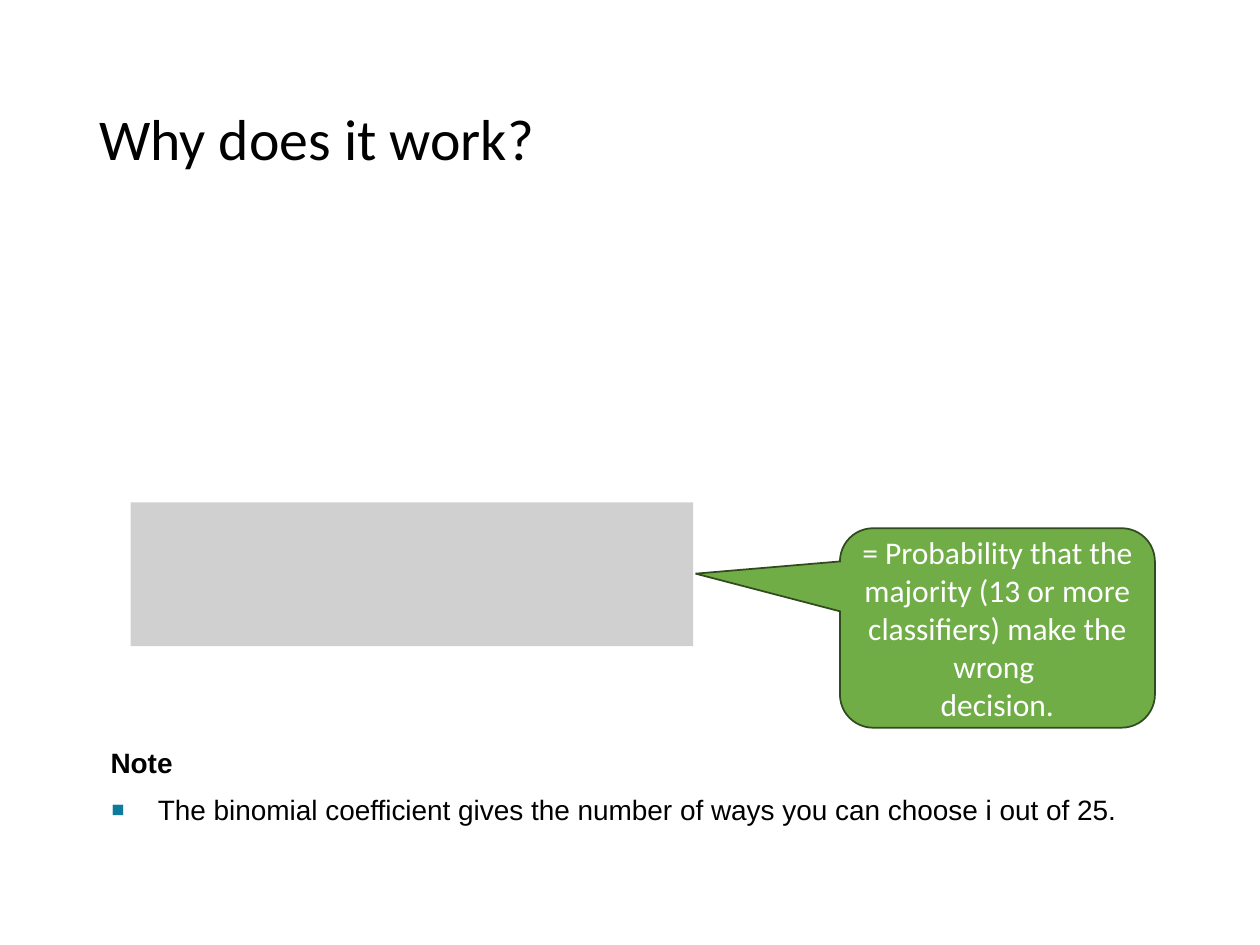
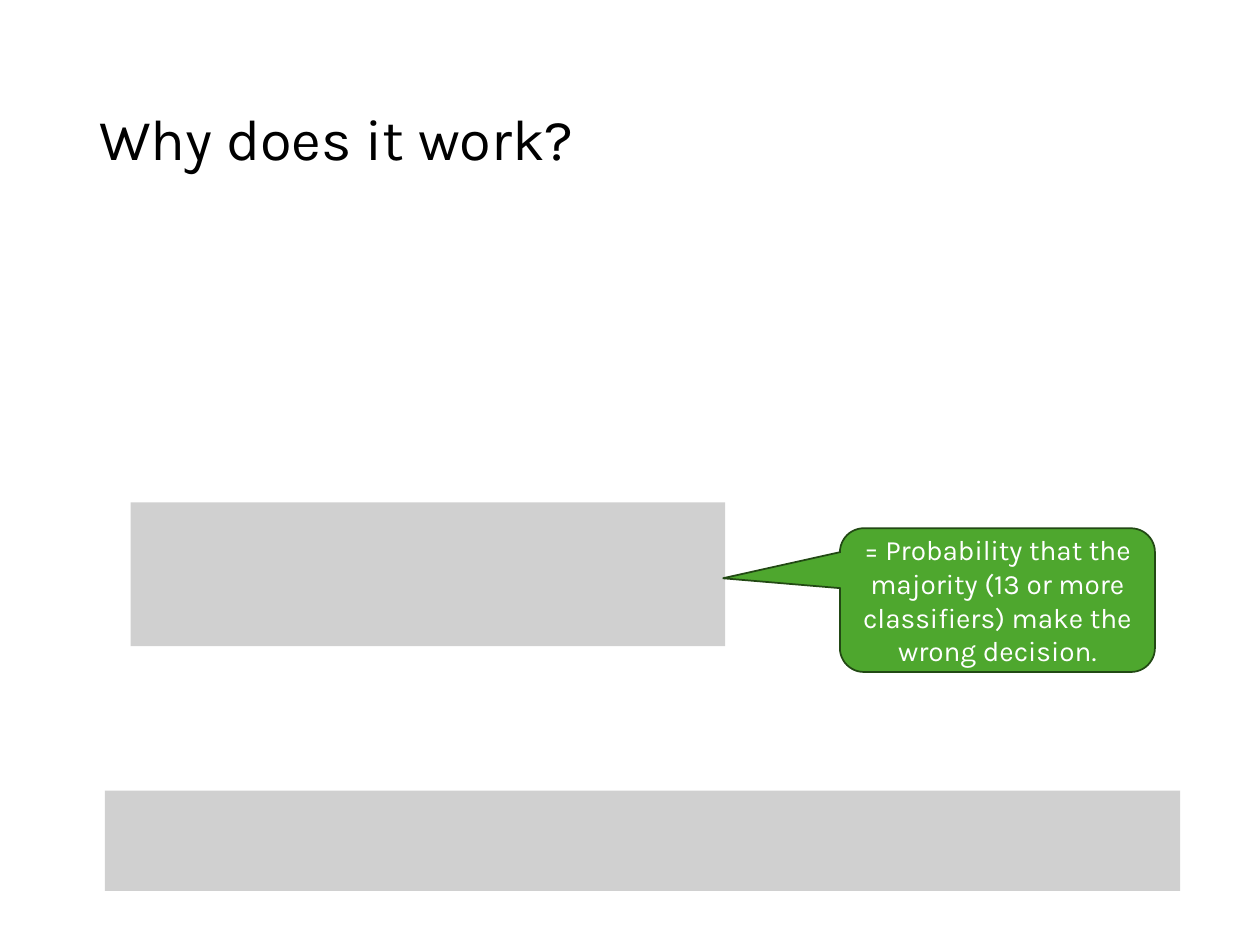
Before and after one commit to mhahsler/Introduction_to_Data_Mining_R_Examples, a slide deck: slide 44 of slides/chap4_alternative_classification.pptx (slide 43 before the commit). Drawn at 1260x945 pixels with LibreOffice and Linux fonts; fonts in the diff are those of the drawing; grey boxes stand for pictures. Boxes give left, top, right and bottom in pixels: in the first picture for what was removed or moved away, otherwise in the second. Text is boxed around its words. In the diff, an @@ line names an element or a change of style, - is before the commit and + after.

```diff
--- a/slides/chap4_alternative_classification.pptx
+++ b/slides/chap4_alternative_classification.pptx
@@ title "Why does it work?" at [99, 120, 573, 174]: font Calibri to Karla @@
@@ picture: place and size @@
-picture at [131, 503, 693, 646]
+picture at [131, 503, 726, 646]
@@ rounded speech box "= Probability that the majority ...": place and size @@
-rounded speech box "= Probability that the majority ..." at [840, 528, 1155, 727]
+rounded speech box "= Probability that the majority ..." at [840, 528, 1155, 672]
@@ rounded speech box "= Probability that the majority ..." at [840, 528, 1155, 672]: size 18 to 16 pt, font Calibri to Karla; fill #70AD47 to #4EA72E; outline #314C1F 1 pt to #224914 1 pt; proportions changed @@
@@ text removed at [111, 753, 1116, 825] @@
-Note
-▪ The binomial coefficient gives the number of ways you can choose i out of 25.
@@ picture added at [105, 790, 1179, 891] @@
```
Also in this commit, not shown: 54 other slides changed, 1 slide added, 1 other file.
